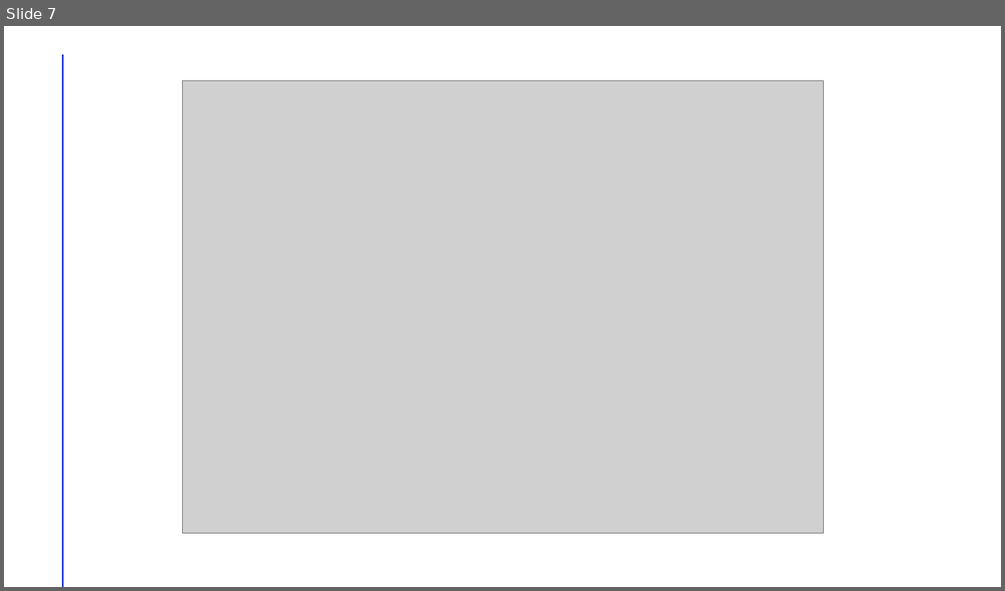
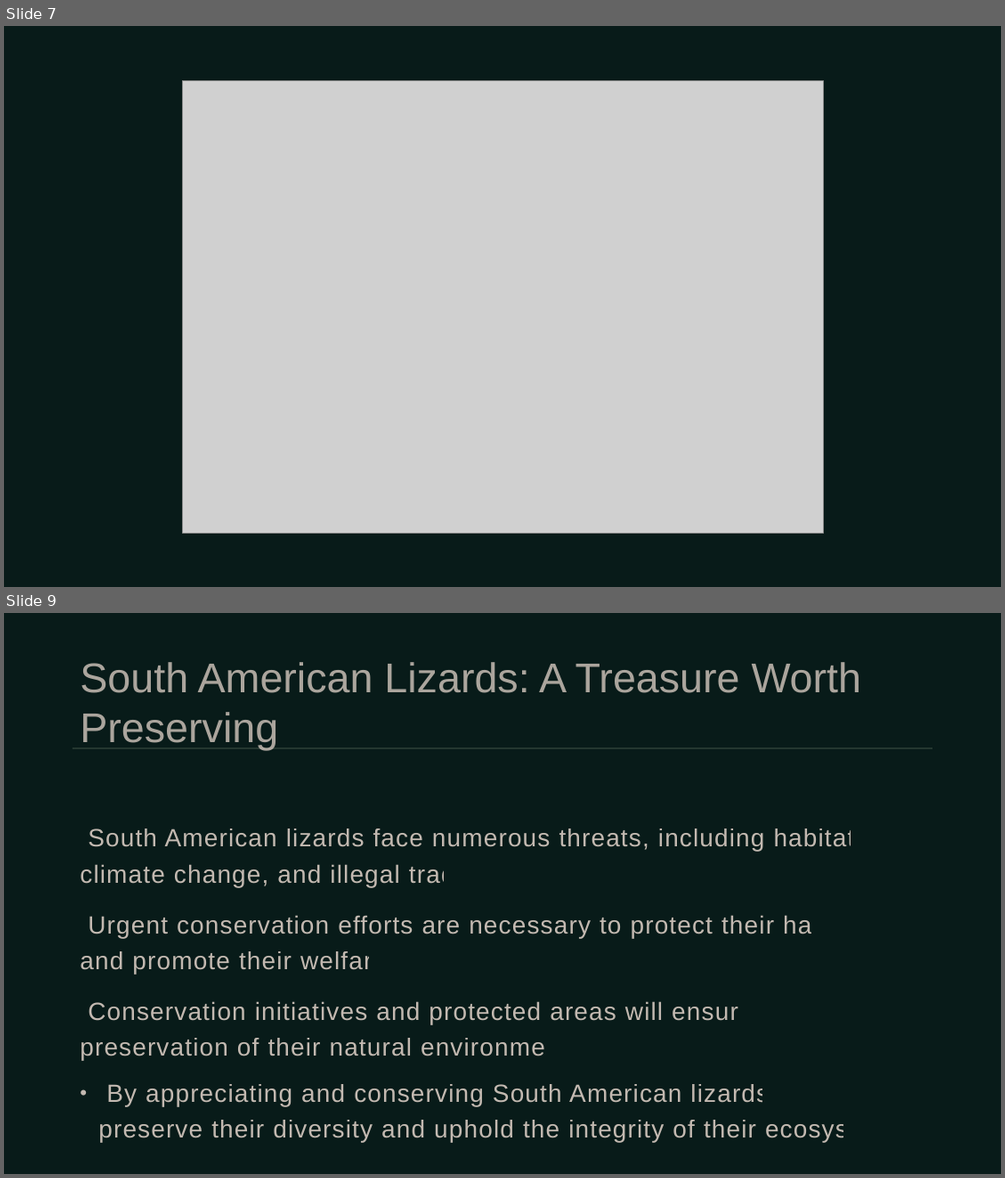
Before and after one commit to umarrasool15/Research2SlidesWebApp, a slide deck: src/main/resources/content/output/Lizards of South America.pptx. Shown one above the other, each under a label of ours: slide 7 before the commit, slides 7 and 9 after it; the slides between them are not shown. The pictures are 1005x591 and 1005x1178 pixels, drawn with LibreOffice and Linux fonts; fonts in the diff are those of the drawing; grey boxes stand for pictures. Boxes give left, top, right and bottom in pixels: in the first picture for what was removed or moved away, otherwise in the second. Text is boxed around its words. In the diff, an @@ line names an element or a change of style, - is before the commit and + after.

```diff
--- a/src/main/resources/content/output/Lizards of South America.pptx
+++ b/src/main/resources/content/output/Lizards of South America.pptx
@@ slide 9 added at (x1=4, y1=613, x2=1001, y2=1174), background #081B19 @@
@@ title added at (x1=80, y1=662, x2=861, y2=750), 40 pt, text #E2D4CA at 75% opacity @@
+South American Lizards: A Treasure Worth Preserving
@@ line added from (73, 748) to (933, 748), #415347 1.5 pt @@
@@ text added at (x1=80, y1=828, x2=914, y2=1143), 24 pt, text #E2D4CA at 85% opacity @@
+• South American lizards face numerous threats, including habitat loss, climate change, and illegal trade.
+  Urgent conservation efforts are necessary to protect their habitats and promote their welfare.
+  Conservation initiatives and protected areas will ensure the preservation of their natural environments.
+  By appreciating and conserving South American lizards, we preserve their diversity and uphold the integrity of their ecosystems.
@@ slide 7 changed as well @@
@@ background #FFFFFF to #081B19 @@
@@ line removed from (63, 55) to (63, 586) @@
```
Also in this commit, not shown: 5 other slides changed, 2 other slides added, 3 slides removed, 9 other files.
